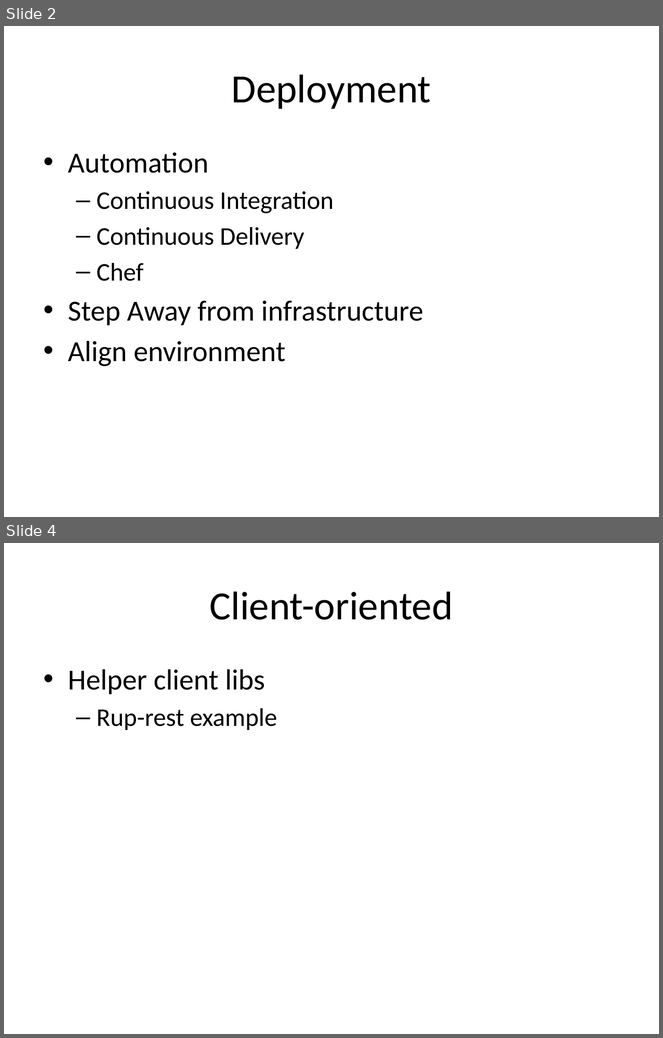
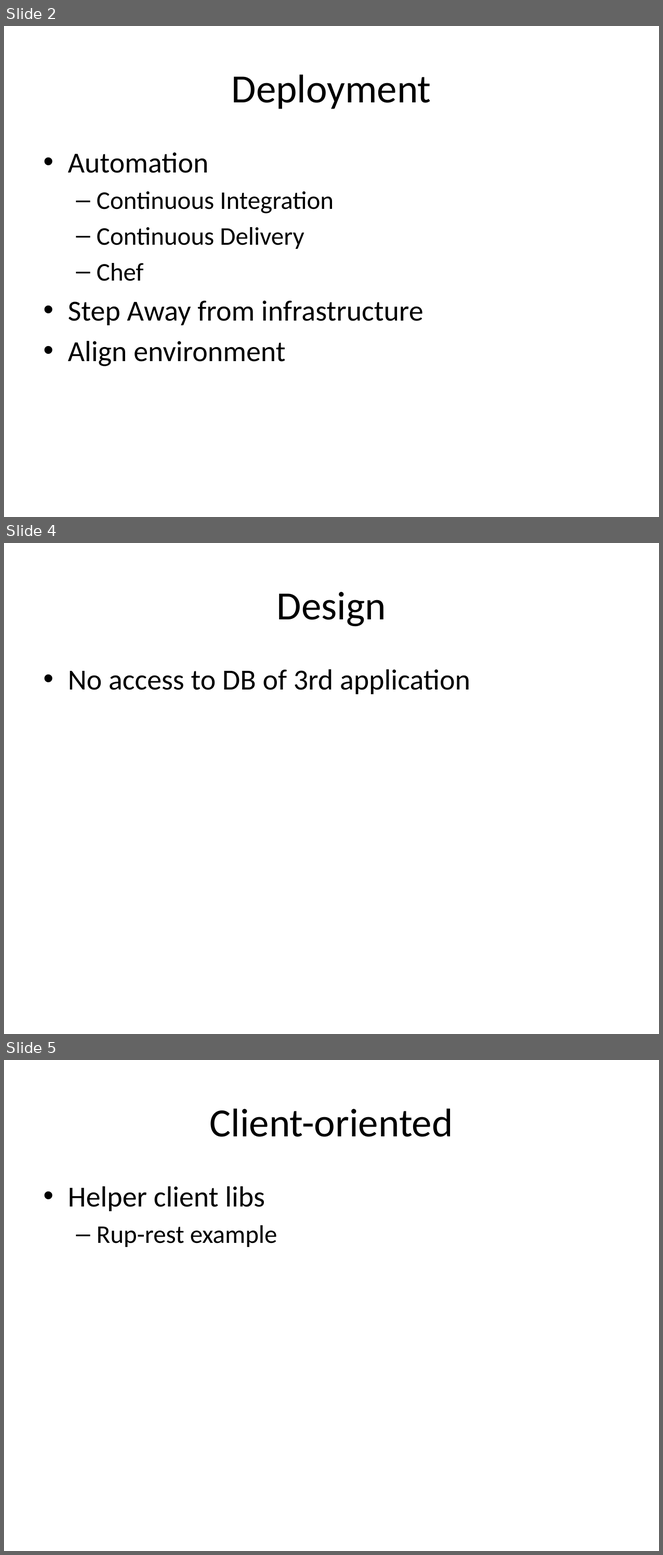
Before and after one commit to vitali-kviatkouski/personal, a slide deck: Microservices.pptx. Shown one above the other, each under a label of ours: slides 2 and 4 before the commit, slides 2, 4 and 5 after it; the slides between them are not shown. The pictures are 663x1038 and 663x1555 pixels, drawn with LibreOffice and Linux fonts; fonts in the diff are those of the drawing. Boxes give left, top, right and bottom in pixels: in the first picture for what was removed or moved away, otherwise in the second. Text is boxed around its words. In the diff, an @@ line names an element or a change of style, - is before the commit and + after.

```diff
--- a/Microservices.pptx
+++ b/Microservices.pptx
@@ slide 4 added at (4, 543, 659, 1034), background #FFFFFF @@
@@ title added at (277, 592, 386, 627), 44 pt, text #000000 @@
+Design
@@ text added at (68, 669, 470, 694), 32 pt, text #000000 @@
+• No access to DB of 3rd application
@@ what was slide 4 is now slide 5 @@
```
Also in this commit, not shown: 1 slide changed.
